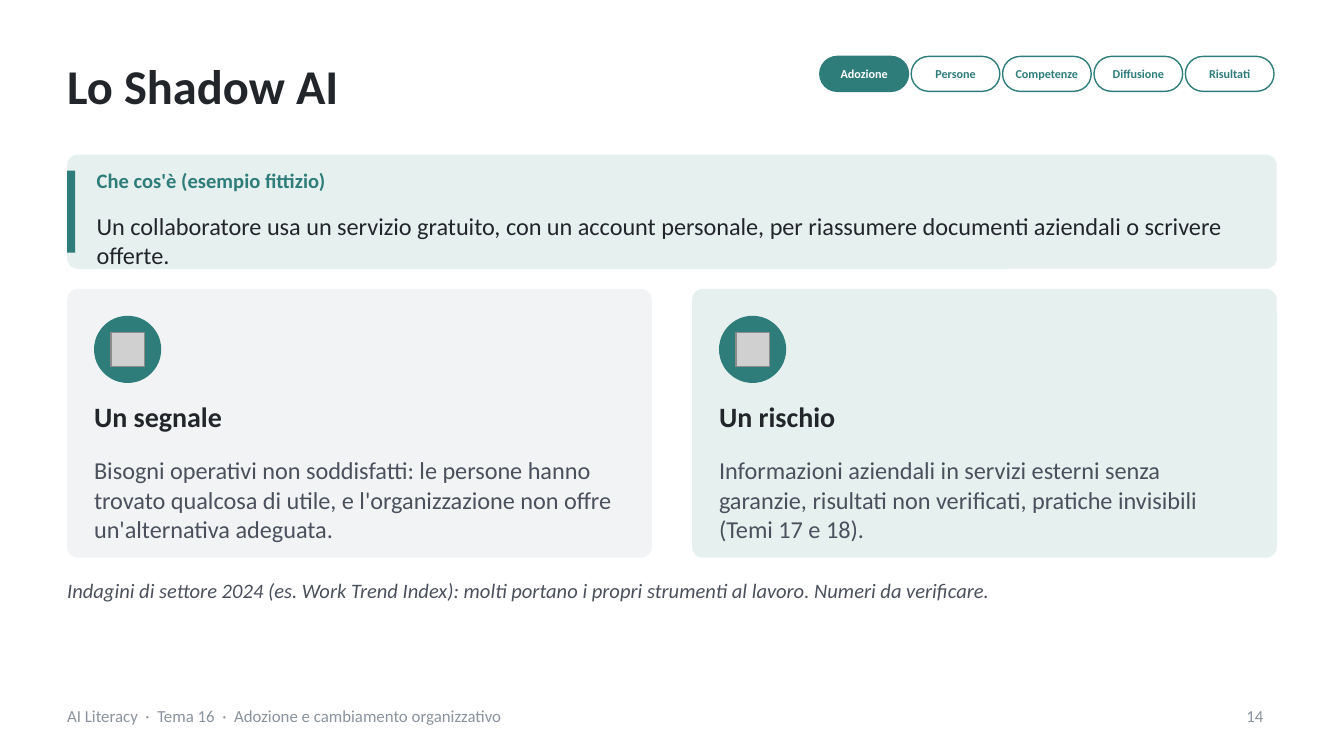
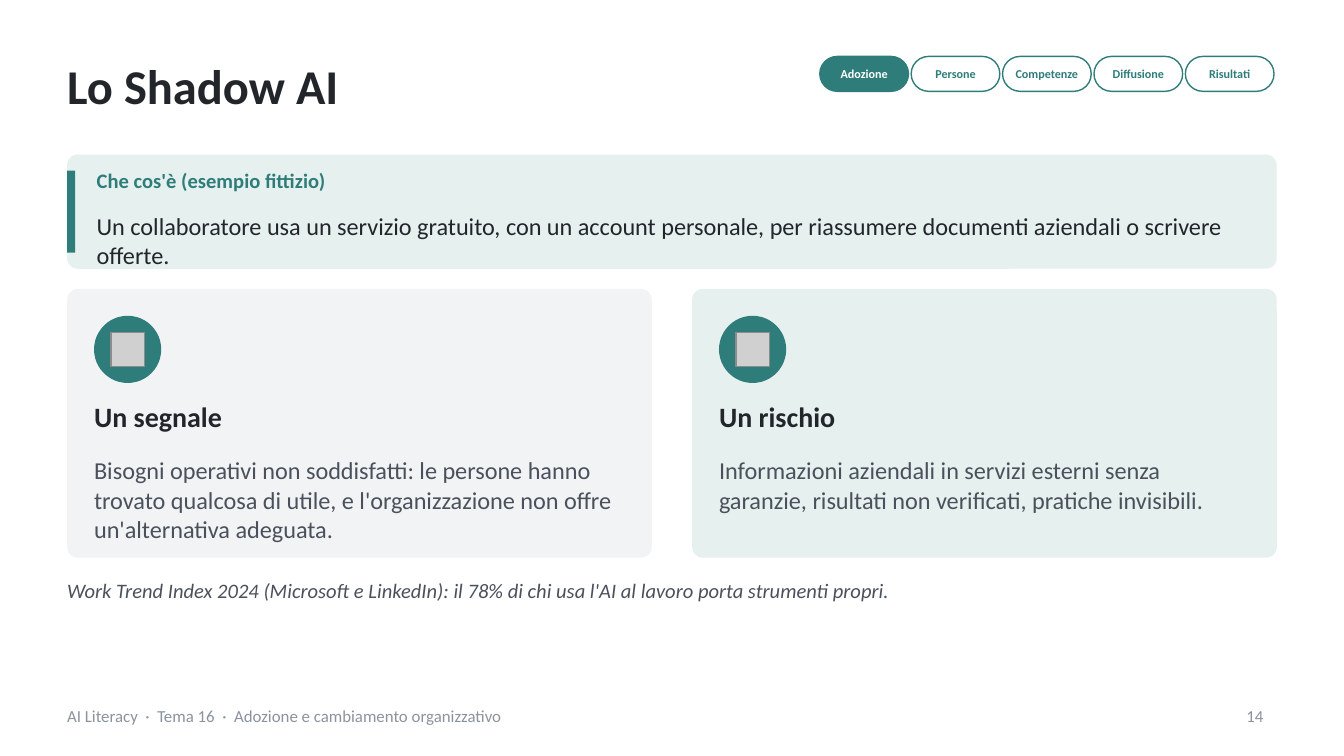
Before and after one commit to NetAi-IT/Formazione-AI-Literacy-Official, a slide deck: slide 14 of Base/Tema16_Adozione_AI_cambiamento_organizzativo.pptx. Drawn at 1344x756 pixels with LibreOffice and Linux fonts; fonts in the diff are those of the drawing; grey boxes stand for pictures. Boxes give left, top, right and bottom in pixels: in the first picture for what was removed or moved away, otherwise in the second. Text is boxed around its words. In the diff, an @@ line names an element or a change of style, - is before the commit and + after.

```diff
--- a/Base/Tema16_Adozione_AI_cambiamento_organizzativo.pptx
+++ b/Base/Tema16_Adozione_AI_cambiamento_organizzativo.pptx
@@ text at [719,462,1203,513]: text changed @@
-Informazioni aziendali in servizi esterni senza garanzie, risultati non verificati, pratiche invisibili (Temi 17 e 18).
+Informazioni aziendali in servizi esterni senza garanzie, risultati non verificati, pratiche invisibili.
@@ text at [67,583,889,602]: text changed @@
-Indagini di settore 2024 (es. Work Trend Index): molti portano i propri strumenti al lavoro. Numeri da verificare.
+Work Trend Index 2024 (Microsoft e LinkedIn): il 78% di chi usa l'AI al lavoro porta strumenti propri.
```
Also in this commit, not shown: 28 other slides changed, 1 slide added, 1 slide removed, 8 other files.
